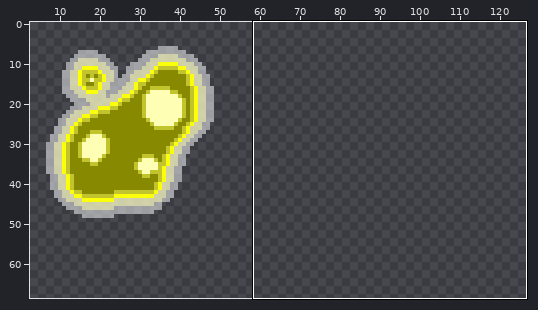
File history of a sprite sheet, Assets/Materials/Pickups/Pickups.png. The first picture is a wide view before the edit; the outline marks the close-up.
Close-up. As it was:
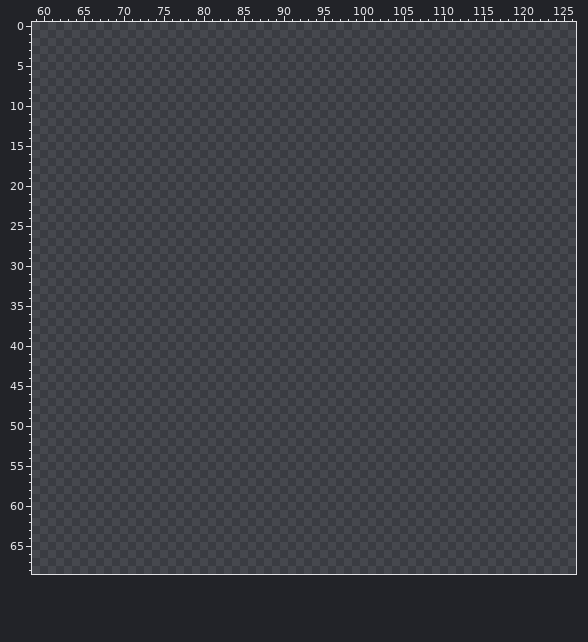
The file is 128x128 pixels. Shown: x 59..126, y 0..68. The wide view leaves out empty margins.
Palette (. is transparent): 
Pixels before (only the part around the change), first column x 59:
 0 ....................................................................
 1 ....................................................................
 2 ....................................................................
 3 ....................................................................
 4 ....................................................................
 5 ....................................................................
 6 ....................................................................
 7 ....................................................................
 8 ....................................................................
 9 ....................................................................
10 ....................................................................
11 ....................................................................
12 ....................................................................
13 ....................................................................
14 ....................................................................
15 ....................................................................
16 ....................................................................
17 ....................................................................
18 ....................................................................
19 ....................................................................
20 ....................................................................
21 ....................................................................
22 ....................................................................
23 ....................................................................
24 ....................................................................
25 ....................................................................
26 ....................................................................
27 ....................................................................
28 ....................................................................
29 ....................................................................
30 ....................................................................
31 ....................................................................
32 ....................................................................
33 ....................................................................
34 ....................................................................
35 ....................................................................
36 ....................................................................
37 ....................................................................
38 ....................................................................
39 ....................................................................
40 ....................................................................
41 ....................................................................
42 ....................................................................
43 ....................................................................
44 ....................................................................
45 ....................................................................
46 ....................................................................
47 ....................................................................
48 ....................................................................
49 ....................................................................
50 ....................................................................
51 ....................................................................
52 ....................................................................
53 ....................................................................
54 ....................................................................
55 ....................................................................
56 ....................................................................
57 ....................................................................
58 ....................................................................
59 ....................................................................
60 ....................................................................
61 ....................................................................
62 ....................................................................
63 ....................................................................
64 ....................................................................
65 ....................................................................
66 ....................................................................
67 ....................................................................
68 ....................................................................
The same view after the edit:
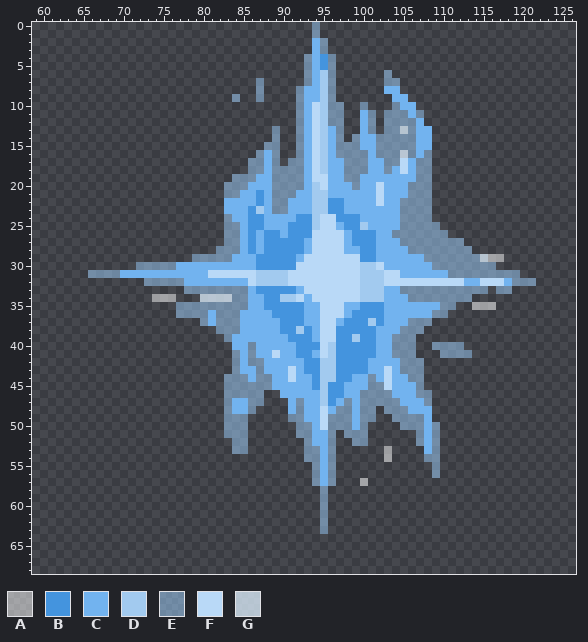
Colours new in this view: A #ffffff80  B #4494de  C #72b3ef  D #a2caef  E #a0d1ff80  F #b9d9f7  G #dff0ffc0
The commit says: Updated pickups graphics and made enemies spawn pickups when they die.
Change:
Changed rows in their new state; - is an unchanged pixel.
first column x 66:
 0 ----------------------------E---------------------------
 1 ----------------------------E---------------------------
 2 ----------------------------CE--------------------------
 3 ----------------------------CE--------------------------
 4 ---------------------------ECBE-------------------------
 5 ---------------------------ECBE-------------------------
 6 ---------------------------ECDE------E------------------
 7 ---------------------E-----ECDE------EE-----------------
 8 ---------------------E----ECCDE------CC-----------------
 9 ------------------E--E----ECCDE-------CC----------------
10 --------------------------ECFDEE--E---ECC---------------
11 --------------------------ECFDEE--CE-EEECE--------------
12 --------------------------ECFDEE--CE-EEEEC--------------
13 -----------------------E--ECFDCE--CE-EEGECC-------------
14 -----------------------E--ECFDCE-ECCEEEEECC-------------
15 ----------------------EE--ECFDCEEECCEEEEECC-------------
16 ---------------------ECE--ECFDCEEEECEEEGECE-------------
17 --------------------EECE-EECFDCCEEECCEEFCEE-------------
18 --------------------EECEEEECFDCCEEECCECFCEE-------------
19 ------------------EEECCEEEECFFCCEECCCCCCCEE-------------
20 -----------------EEECCCEEEECDFCCCECCFCCCEEE-------------
21 -----------------EECCBCEEECCDDCCCCCCFCCCEEE-------------
22 -----------------CCCCBCEECCCDDBBCCCCFCCEEEE-------------
23 -----------------CCCBDCEECCCDDBBCCCCCCCEEEE-------------
24 -----------------ECCBBCCCCBBDFFBBBCCCCCEEEE-------------
25 -----------------EECBBCCCBBBDFFCBBDCCCCEEEEE------------
26 -----------------EECBCBBCBBBFFFFCBBBCCEEEEEEE-----------
27 -----------------EECBCBBBBBCFFFFCBBBCCCEEEEEEEE---------
28 ----------------EEECBCBBBBBCFFFFCCBBCCCCEEEEEEEE--------
29 -------------EEEEECCCBBBBBCFFFFFFFBBCCCCCCEEEEEEEGAA----
30 ------EEEEECCCCCCCCCCBBBBBFFFFFFFFDDFCCCCCCEEEEEEEE-----
31 EEEECCCCCCCCCCCFFFFFFDDDDFFFFFFFFFDDDFFCCCCCCEEEEEEEEE--
32 -------EEEEECCCCCCCCFDDDDFFFFFFFFFDDDFFFFFFFFFFCCFFFCEEE
33 ------------EEEEEEEECBBBBBCFFFFFFFDDDCCEEEEEEEEEEE-EE---
34 --------AAA---GGGGEECCBBDDFCFFFFFFDDDCCCEEEEEEEE--------
35 -----------EEEEEEEEECCBBBBBCCFFFCCBBBCCCCCCCEE--AAA-----
36 -----------EEEECEEECCCCBBBBCCFFFCBBBBCCCCCCEE-----------
37 --------------ECEEECCCCCBBBCCFFCBBBDBCCCEEE-------------
38 ----------------EEECCCCCBBDBCFFBBBBBCCCEEE--------------
39 -----------------ECCCCCCCBBBCFFBBDBBCCEEE---------------
40 ------------------CCECCCCCBBBFDBBBBBCCEEE--EEEE---------
41 ------------------ECECCFCCBBCFDBBBBBCCEEE---EEEE--------
42 ------------------ECEECCCCCBBDDBBBBCCCCEEE--------------
43 ------------------ECCECCCFCBBDDBBBBCCFCEEE--------------
44 -----------------EEECEECCFCCBDDBBCCECFCCEE--------------
45 -----------------EEEEEECCCCCBDBBCCCEEFCCCE--------------
46 -----------------EEEEE--CCCCCDBBCCEEEECCCEE-------------
47 -----------------ECCEE---CECCDBCECEEEEECCCE-------------
48 -----------------ECCE----CECCFCEECEE-EEECCC-------------
49 -----------------EEE-----EECCFEEECEE--EEEEC-------------
50 -----------------EEE------EECFEEECE----EEECE------------
51 -----------------EEE------EECCE-EEE------ECE------------
52 ------------------EE-------ECCE--EE------ECE------------
53 ------------------EE-------EECE------A----CE------------
54 ---------------------------EECE------A----EE------------
55 ----------------------------ECE------------E------------
56 ----------------------------ECE------------E------------
57 ----------------------------ECE---A---------------------
58 -----------------------------E--------------------------
59 -----------------------------E--------------------------
60 -----------------------------E--------------------------
61 -----------------------------E--------------------------
62 -----------------------------E--------------------------
63 -----------------------------E--------------------------
Boxes around the changes in both close-ups, in picture pixels (x1, y1, x2, y2):
added: (88, 22, 536, 534)
